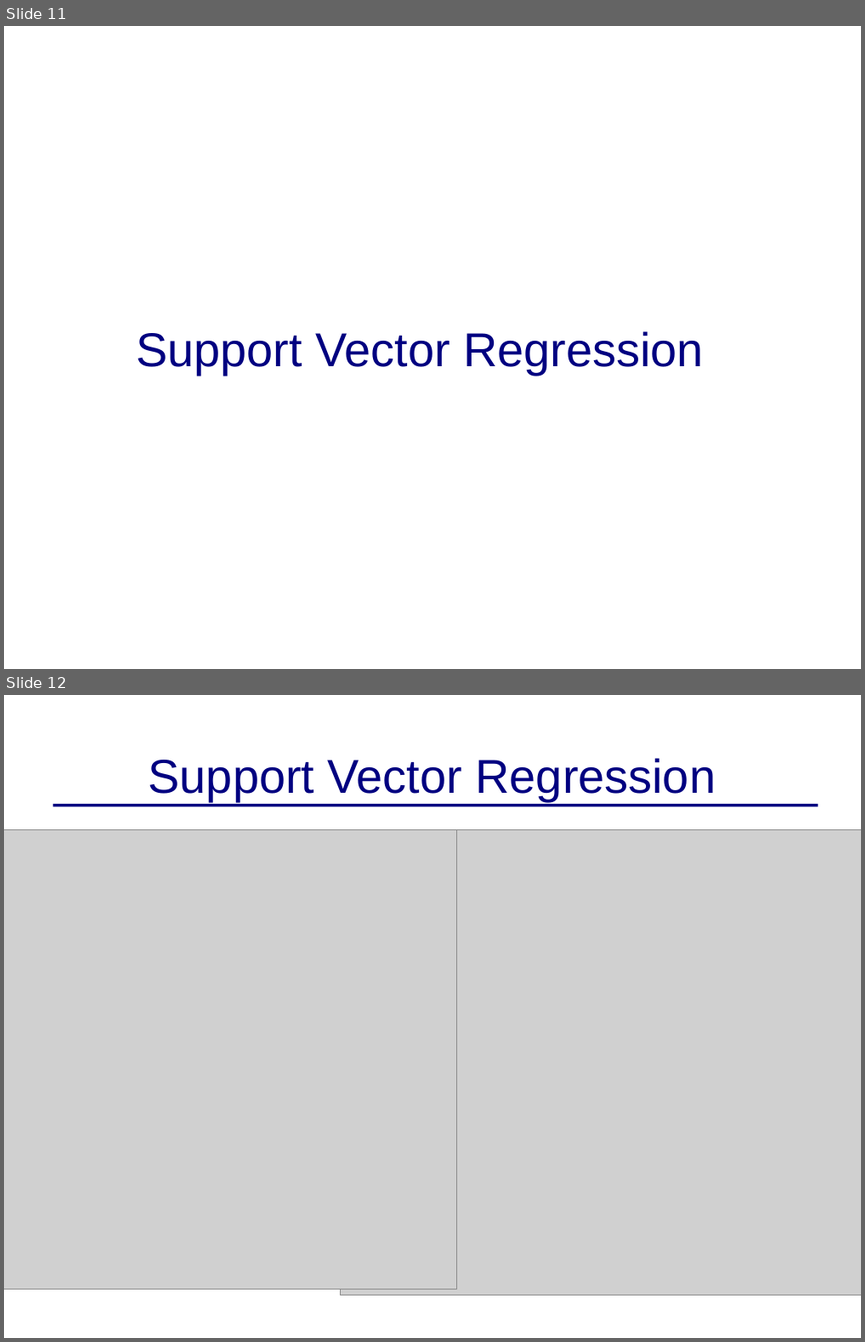
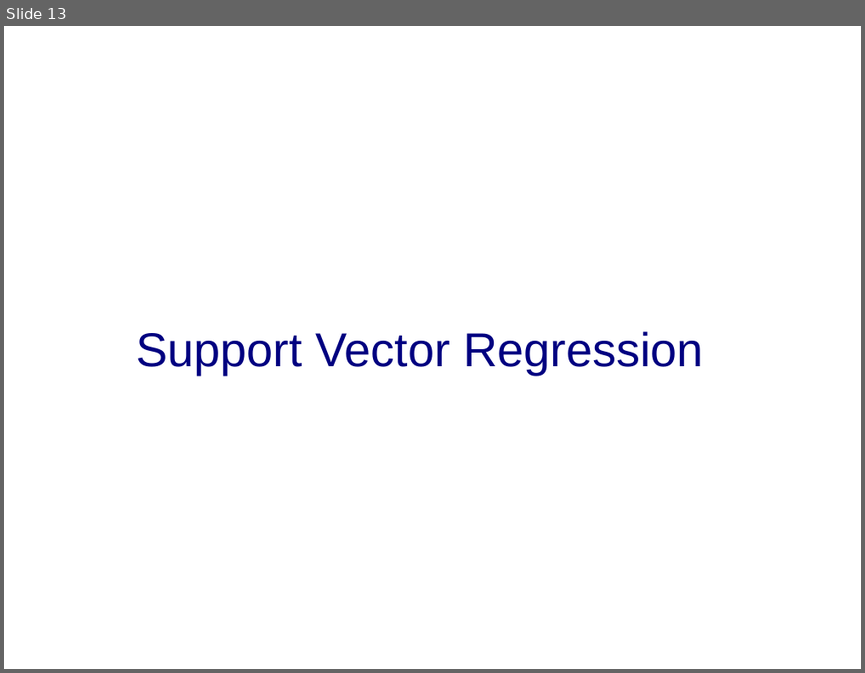
Before and after one commit to kp368/Dissertation-Project, a slide deck: progpres.odp. Shown one above the other, each under a label of ours: slides 11 and 12 before the commit, slide 13 after it. The pictures are 865x1342 and 865x673 pixels, drawn with LibreOffice and Linux fonts; fonts in the diff are those of the drawing; grey boxes stand for pictures. Boxes give left, top, right and bottom in pixels: in the first picture for what was removed or moved away, otherwise in the second. Text is boxed around its words. In the diff, an @@ line names an element or a change of style, - is before the commit and + after.

```diff
--- a/progpres.odp
+++ b/progpres.odp
@@ slide 12 removed at bbox=[4, 695, 861, 1338], background #FFFFFF @@
@@ title removed at bbox=[148, 758, 716, 801] @@
-Support Vector Regression
@@ line removed from (53, 805) to (818, 805) @@
@@ picture removed at bbox=[4, 829, 456, 1289] @@
@@ picture removed at bbox=[341, 829, 861, 1294] @@
@@ what was slide 11 is now slide 13 @@
```
Also in this commit, not shown: 1 slide changed, 9 slides added, 5 other slides removed.
